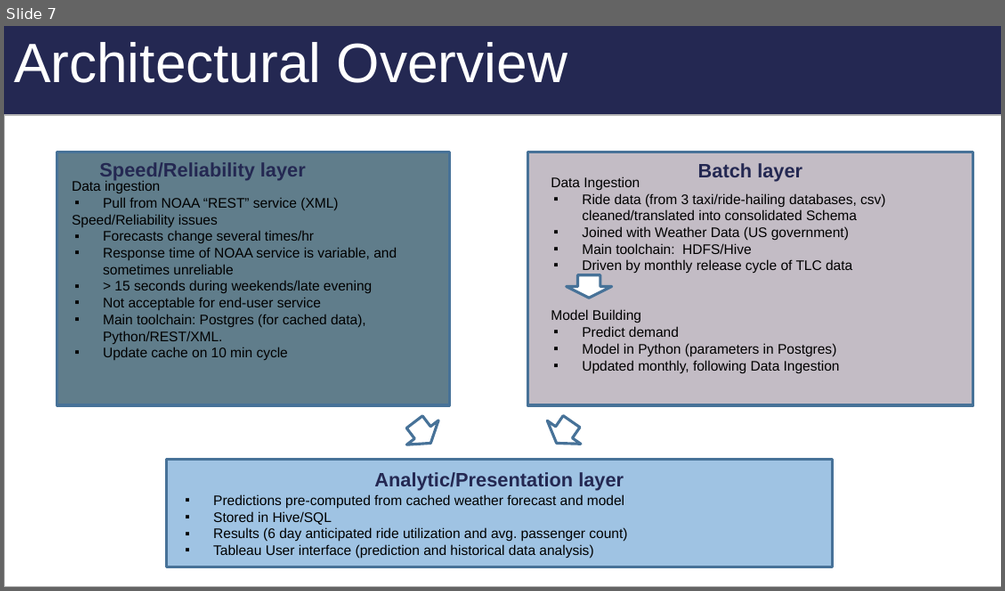
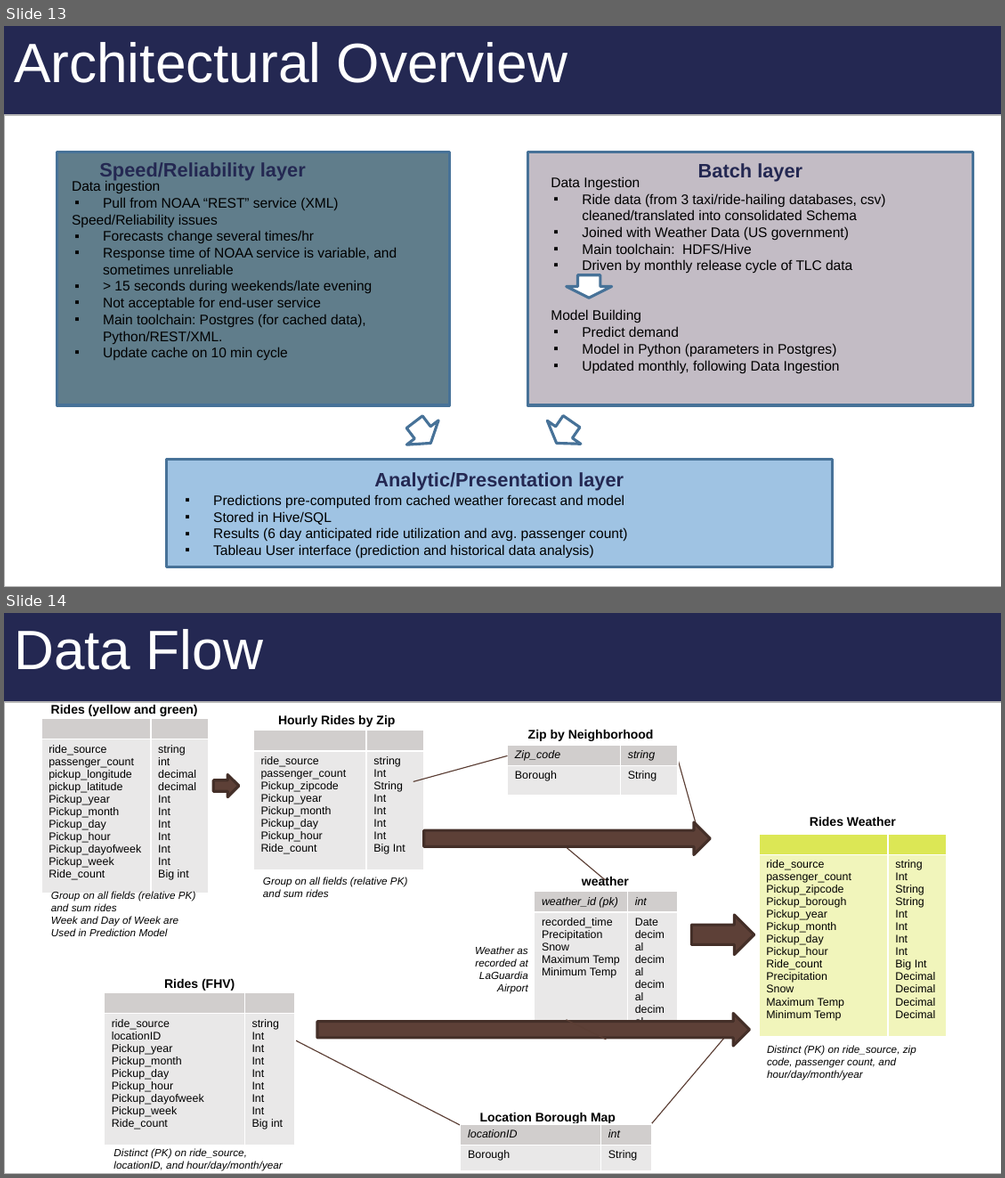
Before and after one commit to blakkan/CabStuff, a slide deck: W205-TaxiNYC-FinalPresentation-JB-RN-AP.pptx. Shown one above the other, each under a label of ours: slide 7 before the commit, slides 13 and 14 after it. The pictures are 1005x591 and 1005x1178 pixels, drawn with LibreOffice and Linux fonts; fonts in the diff are those of the drawing. Boxes give left, top, right and bottom in pixels: in the first picture for what was removed or moved away, otherwise in the second. Text is boxed around its words. In the diff, an @@ line names an element or a change of style, - is before the commit and + after.

```diff
--- a/W205-TaxiNYC-FinalPresentation-JB-RN-AP.pptx
+++ b/W205-TaxiNYC-FinalPresentation-JB-RN-AP.pptx
@@ slide 14 added at (4, 613, 1001, 1174), background gradient #B7B7B7 to #C2D8F5 to #E1EBF9; not listed: 1 template element that a slide beside it also shows @@
@@ title added at (14, 629, 263, 670), 40 pt, text #FFFFFF @@
+Data Flow
@@ rectangle added at (5, 702, 1001, 1173), fill #FFFFFF, outline #B7B7B7 0.75 pt @@
@@ table added at (40, 719, 209, 893), 2 rows, 2 columns @@
+ | 
+ride_source / passenger_count / pickup_longitude / pickup_latitude / Pickup_year / Pickup_month / Pickup_day / Pickup_hour / Pickup_dayofweek / Pickup_week / Ride_count | string / int / decimal / decimal / Int / Int / Int / Int / Int / Int / Big int
@@ text added at (51, 705, 198, 716), 9 pt, text #000000, bold @@
+Rides (yellow and green)
@@ text added at (278, 715, 395, 727), 9 pt, text #000000, bold @@
+Hourly Rides by Zip
@@ table added at (253, 730, 424, 869), 2 rows, 2 columns @@
+ | 
+ride_source / passenger_count / Pickup_zipcode / Pickup_year / Pickup_month / Pickup_day / Pickup_hour / Ride_count | string / Int / String / Int / Int / Int / Int / Big Int
@@ table added at (508, 745, 678, 795), 2 rows, 2 columns @@
+Zip_code | string
+Borough | String
@@ text added at (528, 730, 654, 741), 9 pt, text #000000, bold @@
+Zip by Neighborhood
@@ line added from (508, 755) to (413, 781), #5C3E35 0.75 pt @@
@@ line added from (696, 828) to (678, 761), #5C3E35 0.75 pt @@
@@ right arrow added at (213, 774, 239, 796), fill #5D4037, outline #452F29 2 pt @@
@@ right arrow added at (424, 822, 710, 855), fill #5D4037, outline #452F29 2 pt @@
@@ text added at (809, 817, 896, 826), 9 pt, text #000000, bold @@
+Rides Weather
@@ line added from (605, 880) to (567, 848), #5C3E35 0.75 pt @@
@@ table added at (759, 834, 946, 1036), 2 rows, 2 columns @@
+ | 
+ride_source / passenger_count / Pickup_zipcode / Pickup_borough / Pickup_year / Pickup_month / Pickup_day / Pickup_hour / Ride_count / Precipitation / Snow / Maximum Temp / Minimum Temp | string / Int / String / String / Int / Int / Int / Int / Big Int / Decimal / Decimal / Decimal / Decimal
@@ text added at (263, 876, 408, 897), 7.5 pt, text #000000, italic @@
+Group on all fields (relative PK) and sum rides
@@ text added at (582, 876, 629, 885), 9 pt, text #000000, bold @@
+weather
@@ text added at (51, 891, 196, 936), 7.5 pt, text #000000, italic @@
+Group on all fields (relative PK) and sum rides
+Week and Day of Week are Used in Prediction Model
@@ table added at (534, 891, 679, 1038), 2 rows, 2 columns @@
+weather_id (pk) | int
+recorded_time / Precipitation / Snow / Maximum Temp / Minimum Temp | Date / decimal / decimal / decimal / decimal
@@ right arrow added at (692, 915, 754, 955), fill #5D4037, outline #452F29 2 pt @@
@@ text added at (475, 946, 528, 994), 7.5 pt, text #000000, italic @@
+Weather as recorded at LaGuardia Airport
@@ text added at (164, 979, 235, 990), 9 pt, text #000000, bold @@
+Rides (FHV)
@@ table added at (104, 993, 295, 1145), 2 rows, 2 columns @@
+ | 
+ride_source / locationID / Pickup_year / Pickup_month / Pickup_day / Pickup_hour / Pickup_dayofweek / Pickup_week / Ride_count | string / Int / Int / Int / Int / Int / Int / Int / Big int
@@ right arrow added at (317, 1013, 749, 1046), fill #5D4037, outline #452F29 2 pt @@
@@ line added from (289, 1037) to (463, 1127), #5C3E35 0.75 pt @@
@@ line added from (606, 1039) to (566, 1020), #5C3E35 0.75 pt @@
@@ line added from (643, 1135) to (724, 1038), #5C3E35 0.75 pt @@
@@ text added at (767, 1045, 916, 1080), 7.5 pt, text #000000, italic @@
+Distinct (PK) on ride_source, zip code, passenger count, and hour/day/month/year
@@ text added at (480, 1112, 615, 1123), 9 pt, text #000000, bold @@
+Location Borough Map
@@ table added at (461, 1123, 652, 1170), 2 rows, 2 columns @@
+locationID | int
+Borough | String
@@ text added at (113, 1148, 283, 1171), 7.5 pt, text #000000, italic @@
+Distinct (PK) on ride_source, locationID, and hour/day/month/year
@@ what was slide 7 is now slide 13 @@
```
Also in this commit, not shown: 6 slides changed, 4 other slides added, 6 slides removed.
